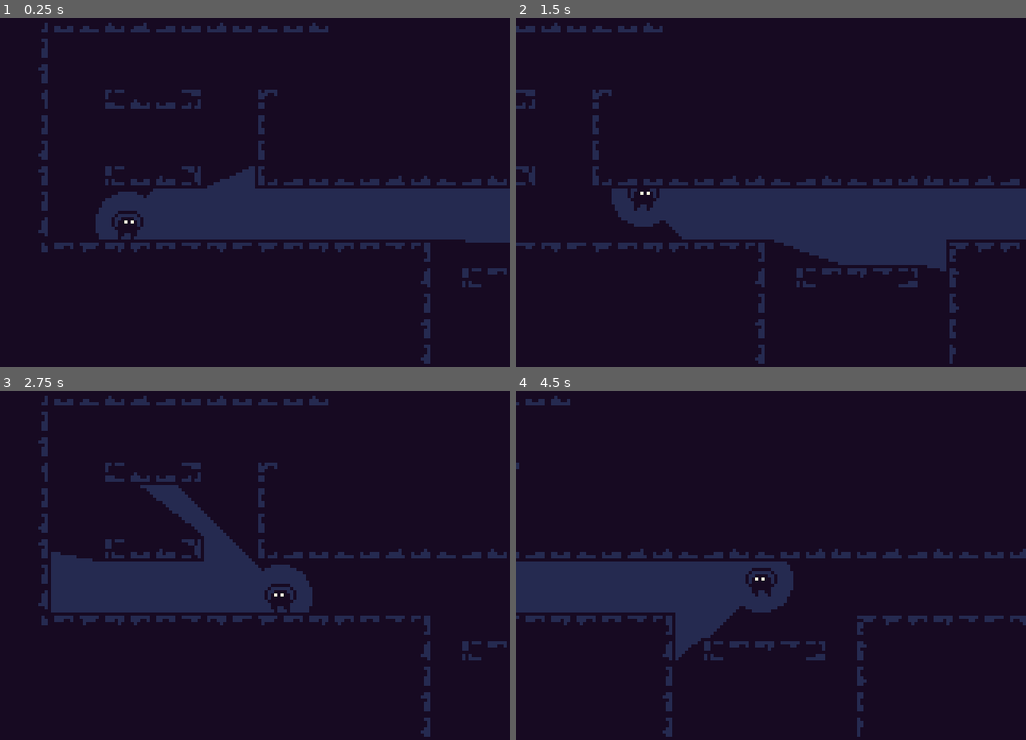
Above: before the commit, frames 1-4 (two rows, left to right).
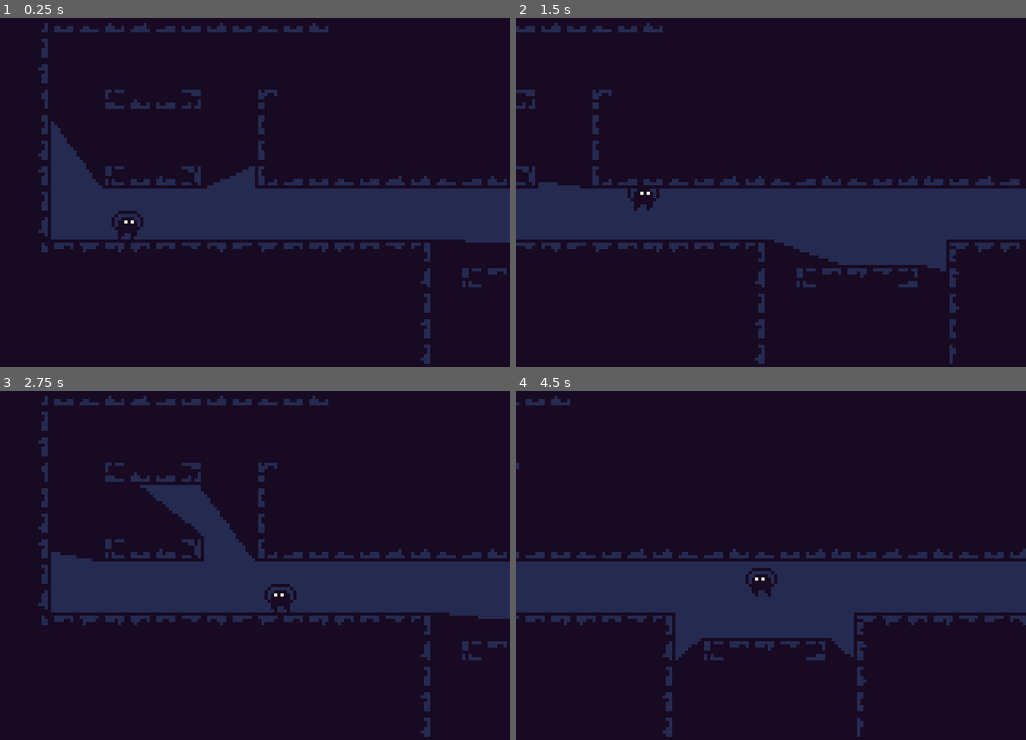
Above: after the commit, the same moments.

Repository: Mayflowers701/GBJam11
Game: Godot game, scene res://GBJam11.tscn
The game is run twice, just before and just after one commit, with the same random seed, the same clock (stepped at 60 frames per second) and the same inputs.
Inputs:
- Up to frame 1 (0.25 s): no input
- Up to frame 2 (1.5 s): tap Enter at 0.5 s; hold Right (game_right) from 0.53 s (still down); tap Z (game_z) at 0.6, 1.35 s; tap Up (game_up) at 0.77 s
- Up to frame 3 (2.75 s): tap Up (game_up) at 1.52 s; release Right (game_right) at 2.03 s; hold Left (game_left) from 2.03 s (still down); tap Z (game_z) at 2.1 s
- Up to frame 4 (4.5 s): release Left (game_left) at 2.78 s; hold Right (game_right) 2.78-4.28 s; tap Z (game_z) at 2.85, 3.6, 4.35 s; tap Up (game_up) at 3.02, 3.77 s; hold Left (game_left) from 4.28 s (still down)

The runs differ from the first frame. In frame 1, 2.5% of the frame differs, in the area x 10-30%, y 29-64%; in frame 2, 3.5%; in frame 3, 6.6%; in frame 4, 8.9%, in the area x 38-100%, y 48-77%.

Commit message:
Added Doors w/ Keys

Diff:
--- /dev/null
+++ b/Door Test.tscn
@@ -0,0 +1,81 @@
+[gd_scene load_steps=9 format=3 uid="uid://bbuoampvgl1gl"]
+
+[ext_resource type="PackedScene" uid="uid://42grynypajcv" path="res://Player.tscn" id="1_6jj0x"]
+[ext_resource type="PackedScene" uid="uid://ddfdgpggvlwde" path="res://Key.tscn" id="2_kv36x"]
+[ext_resource type="PackedScene" uid="uid://bva27dnud6rvc" path="res://Door.tscn" id="3_oc7ne"]
+[ext_resource type="Texture2D" uid="uid://ctav1n5msmyay" path="res://test-door2.png" id="4_8je67"]
+
+[sub_resource type="RectangleShape2D" id="RectangleShape2D_iekdr"]
+size = Vector2(232, 16)
+
+[sub_resource type="RectangleShape2D" id="RectangleShape2D_nhjb4"]
+size = Vector2(32, 8)
+
+[sub_resource type="RectangleShape2D" id="RectangleShape2D_15qld"]
+size = Vector2(8, 8)
+
+[sub_resource type="RectangleShape2D" id="RectangleShape2D_ujvv8"]
+size = Vector2(8, 40)
+
+[node name="World" type="Node2D"]
+
+[node name="Player" parent="." instance=ExtResource("1_6jj0x")]
+position = Vector2(8, 88)
+
+[node name="StaticBody2D" type="StaticBody2D" parent="."]
+
+[node name="CollisionShape2D" type="CollisionShape2D" parent="StaticBody2D"]
+position = Vector2(116, 104)
+shape = SubResource("RectangleShape2D_iekdr")
+
+[node name="CollisionShape2D2" type="CollisionShape2D" parent="StaticBody2D"]
+position = Vector2(64, 76)
+shape = SubResource("RectangleShape2D_nhjb4")
+
+[node name="CollisionShape2D3" type="CollisionShape2D" parent="StaticBody2D"]
+position = Vector2(44, 84)
+shape = SubResource("RectangleShape2D_15qld")
+
+[node name="CollisionShape2D4" type="CollisionShape2D" parent="StaticBody2D"]
+position = Vector2(116, 68)
+shape = SubResource("RectangleShape2D_ujvv8")
+
+[node name="Node2D" type="Node2D" parent="."]
+position = Vector2(40, 80)
+
+[node name="Panel2" type="Panel" parent="Node2D"]
+offset_left = 8.0
+offset_top = -8.0
+offset_right = 40.0
+
+[node name="Panel3" type="Panel" parent="Node2D"]
+offset_left = -40.0
+offset_top = 16.0
+offset_right = 192.0
+offset_bottom = 32.0
+
+[node name="Panel" type="Panel" parent="Node2D"]
+offset_right = 8.0
+offset_bottom = 8.0
+
+[node name="Panel" type="Panel" parent="."]
+offset_left = 112.0
+offset_top = 48.0
+offset_right = 120.0
+offset_bottom = 88.0
+
+[node name="Keys" type="Node2D" parent="."]
+
+[node name="A" parent="Keys" instance=ExtResource("2_kv36x")]
+position = Vector2(64, 64)
+
+[node name="Doors" type="Node2D" parent="."]
+
+[node name="A" parent="Doors" instance=ExtResource("3_oc7ne")]
+position = Vector2(116, 92)
+
+[node name="B" parent="Doors" instance=ExtResource("3_oc7ne")]
+position = Vector2(44, 92)
+
+[node name="Sprite2D" type="Sprite2D" parent="Doors/B"]
+texture = ExtResource("4_8je67")
--- /dev/null
+++ b/Door.gd
@@ -0,0 +1,11 @@
+extends StaticBody2D
+
+@onready var player = get_node("/root/World").get_node("Player")
+
+# Collide with something on same collision layer (player)
+func _on_area_2d_body_entered(body):
+	if self.name in player.keys:
+		get_node("CollisionShape2D").set_deferred("disabled", true) # '.disabled = true' doesn't work for whatever reason
+		get_node("Sprite").visible = false
+
+	pass # Replace with function body.
--- /dev/null
+++ b/Door.tscn
@@ -0,0 +1,26 @@
+[gd_scene load_steps=5 format=3 uid="uid://bva27dnud6rvc"]
+
+[ext_resource type="Script" path="res://Door.gd" id="1_3vyqe"]
+[ext_resource type="Texture2D" uid="uid://cql4dhi6r818t" path="res://test-door.png" id="2_l7vty"]
+
+[sub_resource type="RectangleShape2D" id="RectangleShape2D_jx7h5"]
+size = Vector2(8, 8)
+
+[sub_resource type="RectangleShape2D" id="RectangleShape2D_5g447"]
+size = Vector2(12, 6)
+
+[node name="Door" type="StaticBody2D"]
+script = ExtResource("1_3vyqe")
+
+[node name="Sprite" type="Sprite2D" parent="."]
+texture = ExtResource("2_l7vty")
+
+[node name="CollisionShape2D" type="CollisionShape2D" parent="."]
+shape = SubResource("RectangleShape2D_jx7h5")
+
+[node name="Area2D" type="Area2D" parent="."]
+
+[node name="CollisionShape2D" type="CollisionShape2D" parent="Area2D"]
+shape = SubResource("RectangleShape2D_5g447")
+
+[connection signal="body_entered" from="Area2D" to="." method="_on_area_2d_body_entered"]
--- /dev/null
+++ b/Key.gd
@@ -0,0 +1,10 @@
+extends Node2D
+
+@onready var player = get_node("/root/World").get_node("Player")
+
+# Collide with something on same collision layer (player)
+func _on_area_2d_body_entered(body):
+	player.keys.append(self.name)
+
+	queue_free() # Renove key from scene
+	pass # Replace with function body.
--- /dev/null
+++ b/Key.tscn
@@ -0,0 +1,22 @@
+[gd_scene load_steps=4 format=3 uid="uid://ddfdgpggvlwde"]
+
+[ext_resource type="Script" path="res://Key.gd" id="1_2ph81"]
+[ext_resource type="Texture2D" uid="uid://ckhkfta1u7i8m" path="res://test-key.png" id="2_mv48g"]
+
+[sub_resource type="RectangleShape2D" id="RectangleShape2D_fwo5h"]
+size = Vector2(13.3333, 6.66667)
+
+[node name="Key" type="Node2D"]
+script = ExtResource("1_2ph81")
+
+[node name="Key" type="Sprite2D" parent="."]
+texture = ExtResource("2_mv48g")
+
+[node name="Area2D" type="Area2D" parent="."]
+
+[node name="CollisionShape2D" type="CollisionShape2D" parent="Area2D"]
+position = Vector2(7.45058e-08, 0)
+scale = Vector2(0.3, 0.3)
+shape = SubResource("RectangleShape2D_fwo5h")
+
+[connection signal="body_entered" from="Area2D" to="." method="_on_area_2d_body_entered"]
--- a/Player.gd
+++ b/Player.gd
@@ -10,6 +10,8 @@
 var direction = 1;
 var facing = 1;
 var lightSpeed = 0.2
+
+var keys = [] # Obtained keys
 
 func _ready():
 	#$ShadowOverlay.hide()
--- a/Player.tscn
+++ b/Player.tscn
@@ -105,6 +105,7 @@
 script = ExtResource("3_ouqkk")
 
 [node name="ShadowOverlay" type="AnimatedSprite2D" parent="."]
+visible = false
 sprite_frames = SubResource("SpriteFrames_032y8")
 
 [node name="DynamicLight" type="Control" parent="."]
Binary file added: test-door.png
Not shown, added: test-door.png.import
Binary file added: test-door2.png
Not shown, added: test-door2.png.import
Binary file added: test-key.png
Not shown, added: test-key.png.import
